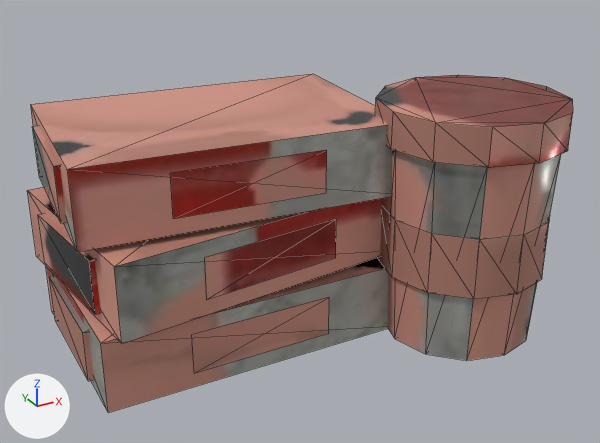
One commit to the glTF model game/world/models/resources/protein.glb: the scene before it, then after it.
Both versions are drawn from a camera (50 mm lens) standing at (-0.35, -0.678, 0.439) and looking at (0.02, -0.005, 0.103). Lighting does not change. The marker at lower left points along +X, +Y and +Z. The older version comes first. Mesh edges are drawn as thin lines. Vertices at exactly the same position are counted once.

Names of what the first picture shows: 'te_res_protein'.
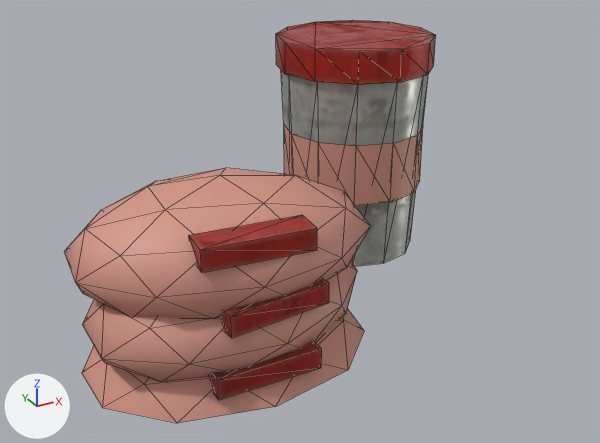
Patch to the scene script:
```diff
--- a/game/world/models/resources/protein.glb.py
+++ b/game/world/models/resources/protein.glb.py
@@ me_te_res_protein @@
 # used by ob_te_res_protein; location = (0.0, 0.0, 0.0)
-me_te_res_protein.from_pydata(...)  # 134 vertices, 214 faces; spans x -0.221..0.24, y -0.19..0.137, z 0.0..0.235
+me_te_res_protein.from_pydata(...)  # 208 vertices, 372 faces; spans x -0.22..0.25, y -0.142..0.21, z 0.0..0.255
+# me_te_res_protein part 1: a new loose piece, a box spanning x -0.13..-0.03, y -0.135..-0.105, z 0.02..0.04, in mat_te_res_protein
+# me_te_res_protein part 2: a new loose piece, a 12-sided cut cone along z (radius 0.075 at the low end, 0.085 at the high end) spanning x 0.075..0.245, y 0.035..0.205, z 0.0..0.22, in mat_te_res_protein
+# me_te_res_protein part 3: the loose piece of 24 vertices spanning x 0.06..0.24, y -0.19..-0.01, z 0.2..0.235 is moved by (0.01, 0.22, 0.02)
+# me_te_res_protein part 4: a new loose piece, a 12-sided cylinder along z spanning x 0.078..0.242, y 0.038..0.202, z 0.08..0.15, in mat_te_res_protein
+# me_te_res_protein part 5: the loose piece of 8 vertices spanning x -0.21..0.09, y -0.08..0.12, z 0.0..0.07 is rebuilt with 26 vertices and now spans x -0.214..0.057, y -0.142..0.063, z 0.0..0.061
+# me_te_res_protein part 6: the loose piece of 8 vertices spanning x -0.221..0.101, y -0.097..0.137, z 0.075..0.145 is rebuilt with 42 vertices and now spans x -0.22..0.057, y -0.142..0.061, z 0.06..0.181
+# me_te_res_protein part 7: a new loose piece of 42 vertices spanning x -0.212..0.057, y -0.141..0.056, z 0.001..0.12, in mat_te_res_protein
+# me_te_res_protein part 8: the loose piece of 26 vertices spanning x 0.065..0.235, y -0.185..-0.015, z 0.0..0.2 is deleted
+# me_te_res_protein part 9: the loose piece of 24 vertices spanning x 0.068..0.232, y -0.182..-0.018, z 0.07..0.13 is deleted
+# me_te_res_protein part 10: the loose piece of 4 vertices spanning x -0.117..0.022, y -0.088..-0.071, z 0.09..0.13 is deleted
+# me_te_res_protein part 11: the loose piece of 4 vertices spanning x -0.13..0.01, y -0.081, z 0.015..0.055 is deleted
+# me_te_res_protein part 12: the loose piece of 4 vertices spanning x -0.138..0.002, y -0.086..-0.075, z 0.165..0.205 is deleted
+# me_te_res_protein part 13
+# 32 vertices are removed from x -0.221..0.101, y -0.092..0.132, z 0.01..0.22
+# 48 faces are deleted
+# 8 vertices are added at x -0.137..-0.019, y -0.14..-0.099, z 0.08..0.14
+# 8 new vertices lie (0.0, 0.0, 0.02) away from vertices in x -0.137..-0.019, y -0.14..-0.099, z 0.08..0.14
+# 24 new faces join them
 me_te_res_protein.materials.append(mat_te_res_protein)
```

Location of each change, (x1, y1, x2, y2) in pixels of the pictures (600 x 443 px; the box of a moved part takes in the faces that stretch with it):
'te_res_protein', reshaped (32% narrower, 19% taller)
    before: (27, 74, 573, 413)
    after: (64, 20, 436, 423)
part 1 of me_te_res_protein, added (red)
    after: (209, 340, 322, 400)
part 2 of me_te_res_protein, added
    after: (281, 70, 428, 267)
part 3 of me_te_res_protein, moved or reshaped
    before: (375, 75, 573, 168)
    after: (276, 20, 436, 85)
part 4 of me_te_res_protein, added (brown)
    after: (284, 125, 423, 206)
part 5 of me_te_res_protein, rebuilt
    before: (46, 257, 388, 413)
    after: (82, 308, 364, 423)
part 6 of me_te_res_protein, rebuilt
    before: (27, 187, 382, 343)
    after: (64, 168, 371, 319)
part 7 of me_te_res_protein, added (brown)
    after: (82, 261, 357, 382)
part 8 of me_te_res_protein, deleted
    before: (382, 150, 561, 361)
part 9 of me_te_res_protein, deleted (brown)
    before: (378, 205, 549, 299)
part 10 of me_te_res_protein, deleted (brown)
    before: (205, 219, 336, 300)
part 11 of me_te_res_protein, deleted (brown)
    before: (192, 297, 329, 373)
part 12 of me_te_res_protein, deleted (brown)
    before: (171, 150, 327, 219)
part 13 of me_te_res_protein, cut back
    before: (31, 74, 392, 381)
    after: (189, 215, 329, 338)
